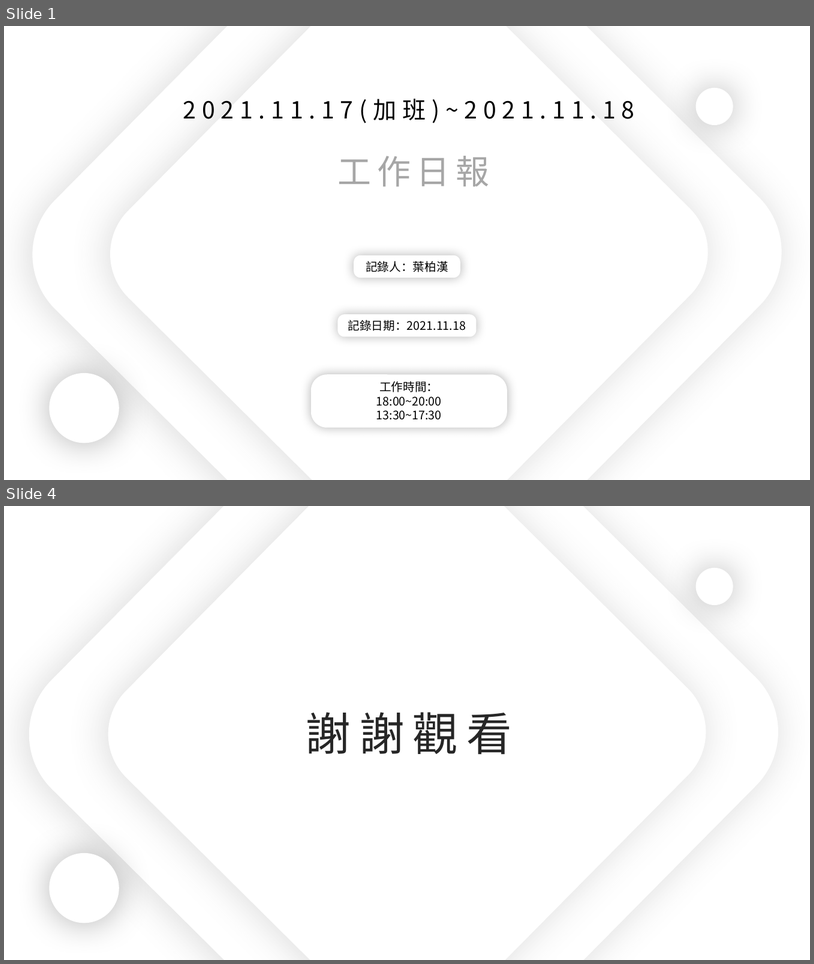
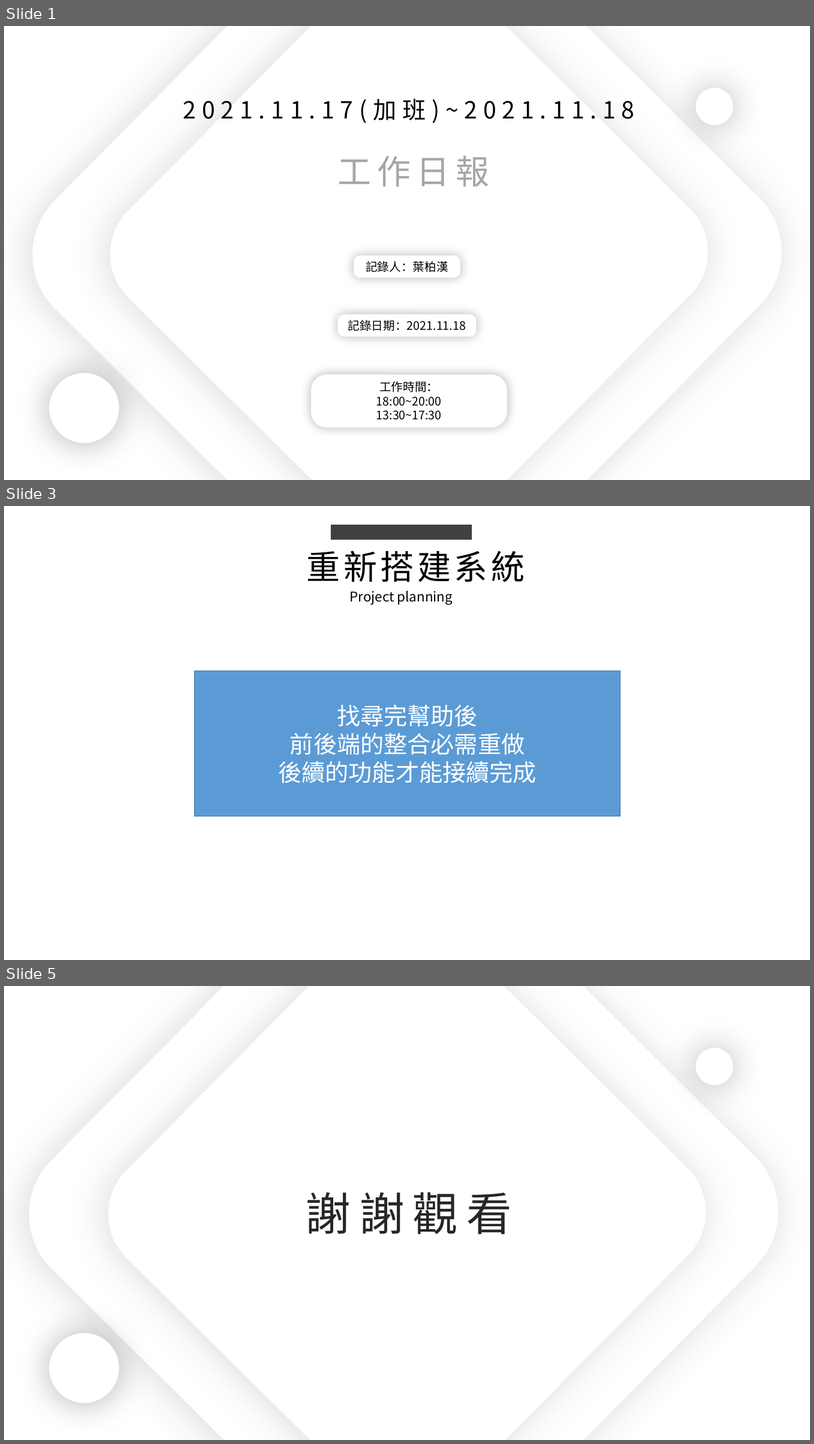
Before and after one commit to king637324/KnowledgeGreenhouseSystem, a slide deck: 工作日報_葉柏漢/2021.11/2021.11.17(加班)_2021.11.18工作日報_葉柏漢.pptx. Shown one above the other, each under a label of ours: slides 1 and 4 before the commit, slides 1, 3 and 5 after it; the slides between them are not shown. The pictures are 814x964 and 814x1444 pixels, drawn with LibreOffice and Linux fonts; fonts in the diff are those of the drawing. Boxes give left, top, right and bottom in pixels: in the first picture for what was removed or moved away, otherwise in the second. Text is boxed around its words. In the diff, an @@ line names an element or a change of style, - is before the commit and + after.

```diff
--- a/工作日報_葉柏漢/2021.11/2021.11.17(加班)_2021.11.18工作日報_葉柏漢.pptx
+++ b/工作日報_葉柏漢/2021.11/2021.11.17(加班)_2021.11.18工作日報_葉柏漢.pptx
@@ slide 3 added at (4,506,810,960), background #FFFFFF @@
@@ rectangle added at (331,525,472,540), fill #404040 @@
@@ text added at (307,550,525,582), 40 pt, text #000000 @@
+重新搭建系統
@@ text added at (350,591,453,604), 16 pt, text #000000 @@
+Project planning
@@ rectangle added at (195,671,620,816), fill #5B9BD5, outline #43739E 1 pt, 28 pt, text #FFFFFF @@
+找尋完幫助後
+前後端的整合必需重做
+後續的功能才能接續完成
@@ what was slide 4 is now slide 5 @@
```
Also in this commit, not shown: 1 slide changed, 1 other slide added, 1 slide removed, 1 other file.
